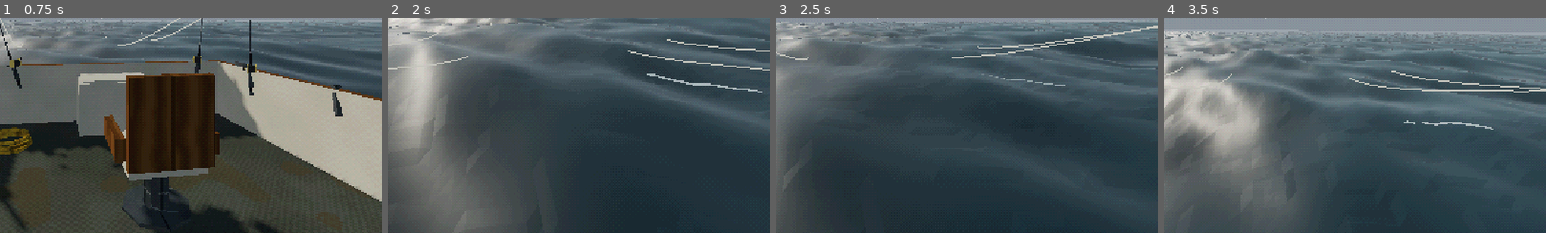
Above: before the commit, frames 1-4 (left to right).
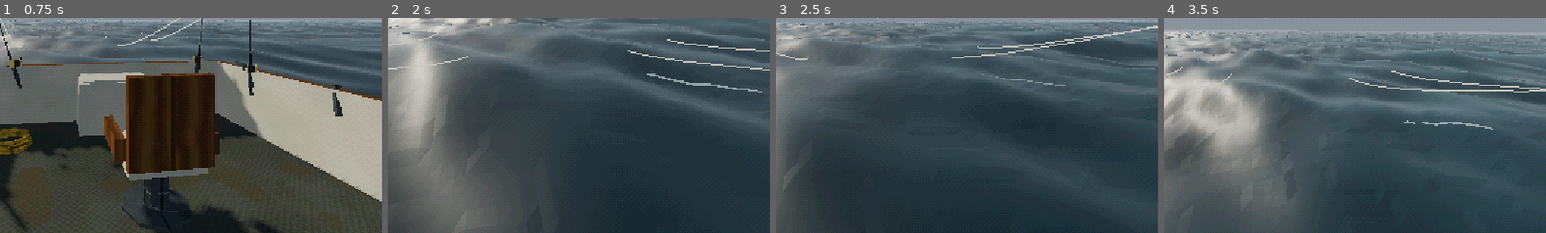
Above: after the commit, the same moments.

Repository: Kortev/Gull-Harbor
Game: Godot game, scene res://sea/sea.tscn
Two runs of this game, one before a commit and one after it. Both use one fixed random seed, a clock stepped at 60 frames per second and the inputs below.
Inputs (mouse positions are % of the whole screen's width and height, from its top left):
- Up to frame 1 (0.75 s): move the mouse to (55, 50) at 0.52 s; hold W (move_forward) from 0.53 s (still down); hold - (dev_panel) from 0.53 s (still down)
- Up to frame 2 (2 s): keep holding W (move_forward); tap Space (jump) at 0.77, 1.07, 1.52, 1.82 s; move the mouse to (45, 50) at 1.27 s; release - (dev_panel) at 1.28 s; tap Q (drop) at 1.35 s
- Up to frame 3 (2.5 s): keep holding W (move_forward); move the mouse to (52, 48) at 2.02 s; hold E (interact) from 2.03 s (still down)
- Up to frame 4 (3.5 s): keep holding W (move_forward); move the mouse to (49, 52) at 2.77 s; release E (interact) at 2.78 s; tap Shift (sprint) at 2.85 s; tap Space (jump) at 3.02, 3.32 s
The pictures show only the part of the screen within x 37-87%, y 50-100%; the shares and areas given below are measured in that part.

Frame 1 is identical in both runs. In frame 2, 0.2% of the frame differs, in the area x 67-98%, y 25-35%; in frame 3, less than 0.1%; in frame 4, less than 0.1%.

Commit message:
Softer storm foam streaks (no zebra stripes on the swell), and shots of the new sea
Co-Authored-By: Claude Opus 5.5 <noreply@anthropic.com>
Claude-Session: https://claude.ai/code/session_01LChRA4DPcVTm2YPPWMDqRK

Diff:
--- a/sea/ocean.gdshader
+++ b/sea/ocean.gdshader
@@ -202,8 +202,9 @@
 	vec2 wd = normalize(wind);
 	vec2 along = vec2(dot(q, wd), dot(q, vec2(-wd.y, wd.x)));
 	float streak = texture(noise, vec2(along.y * 0.05, along.x * 0.008)).b;
-	float streaks = 0.18 * smoothstep(0.55, 1.0, whitecaps) + 0.2 * spume + 0.2 * white;
-	foam = max(foam, step(1.0 - streaks, streak * (0.6 + 0.6 * grain)) * (1.0 - far));
+	// (thin and soft: wide hard-edged ones read as zebra stripes down a big swell's face)
+	float streaks = 0.08 * smoothstep(0.55, 1.0, whitecaps) + 0.08 * spume + 0.08 * white;
+	foam = max(foam, smoothstep(1.0 - streaks, 1.0 - streaks * 0.4, streak * (0.6 + 0.6 * grain)) * 0.8 * (1.0 - far));
 	// the spindrift: a white haze blown off the whole sea, thicker downwind of the crests
 	foam = max(foam, (spume + 0.6 * white) * (0.16 + 0.3 * smoothstep(0.3, 0.9, crest)) * (0.6 + 0.8 * grain));
 	// and a hurricane's: whole slopes downwind of the crests gone white, in drifting patches
Binary file added: docs/shots/sea_spectrum_rain.png
Binary file added: docs/shots/sea_spectrum_sunny.png
Binary file added: docs/shots/storm_boat_rides_swell.png
Binary file added: docs/shots/storm_cockpit_dry.png
Not shown, changed: docs/WHILE_YOU_WERE_AWAY.md
